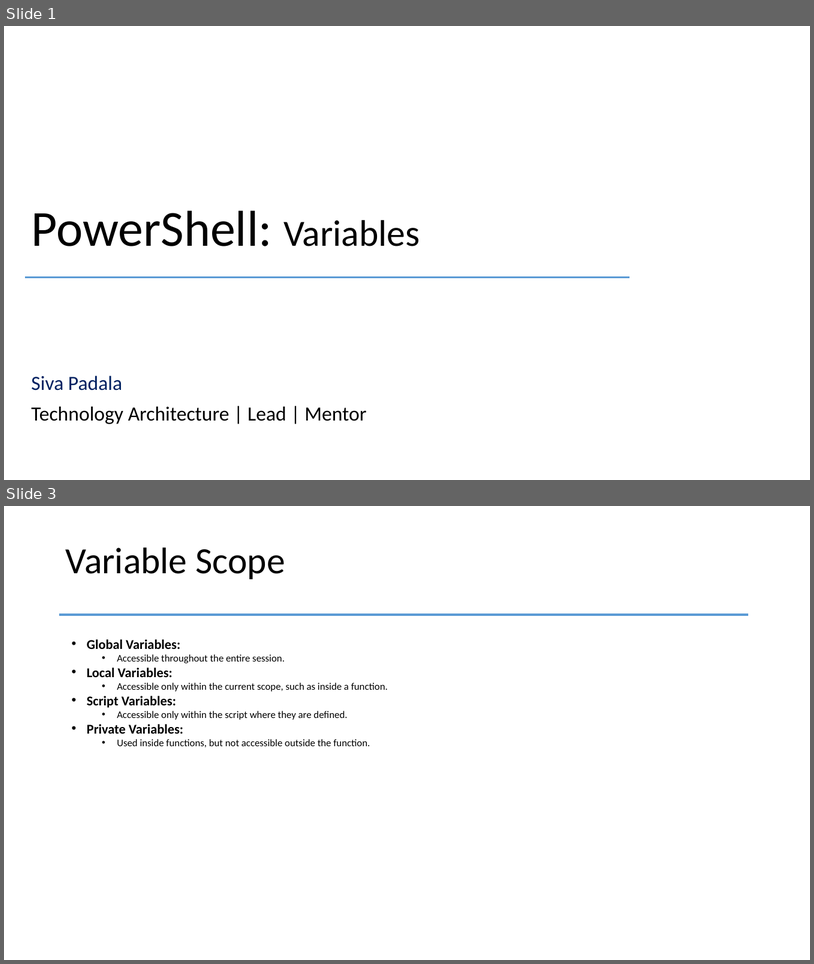
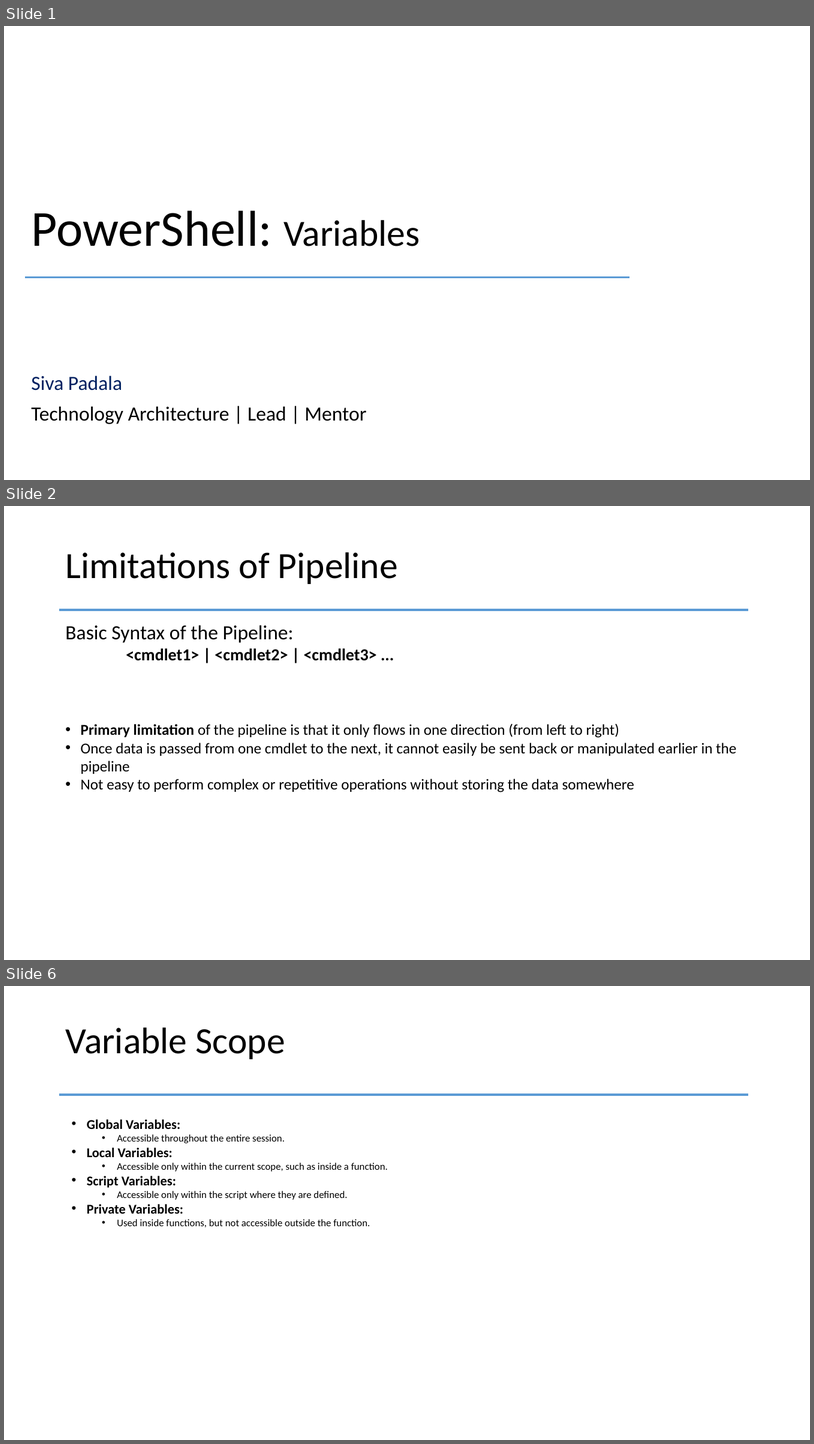
Before and after one commit to PSRITPro/my-learning-journal, a slide deck: PowerShell/Day6/PowerShell.pptx. Shown one above the other, each under a label of ours: slides 1 and 3 before the commit, slides 1, 2 and 6 after it; the slides between them are not shown. The pictures are 814x964 and 814x1444 pixels, drawn with LibreOffice and Linux fonts; fonts in the diff are those of the drawing. Boxes give left, top, right and bottom in pixels: in the first picture for what was removed or moved away, otherwise in the second. Text is boxed around its words. In the diff, an @@ line names an element or a change of style, - is before the commit and + after.

```diff
--- a/PowerShell/Day6/PowerShell.pptx
+++ b/PowerShell/Day6/PowerShell.pptx
@@ slide 2 added at [4, 506, 810, 960], background #FFFFFF @@
@@ title added at [65, 552, 398, 584], 44 pt, text #000000 @@
+Limitations of Pipeline
@@ line added from (60, 609) to (749, 609), #5B9BD5 3 pt @@
@@ text added at [65, 625, 737, 792], 18 pt, text #000000 @@
+Basic Syntax of the Pipeline:
+    <cmdlet1> | <cmdlet2> | <cmdlet3> ...
+• Primary limitation of the pipeline is that it only flows in one direction (from left to right)
+• Once data is passed from one cmdlet to the next, it cannot easily be sent back or manipulated earlier in the pipeline
+• Not easy to perform complex or repetitive operations without storing the data somewhere
@@ what was slide 3 is now slide 6 @@
```
Also in this commit, not shown: 1 slide changed, 2 other slides added, 1 other file.
